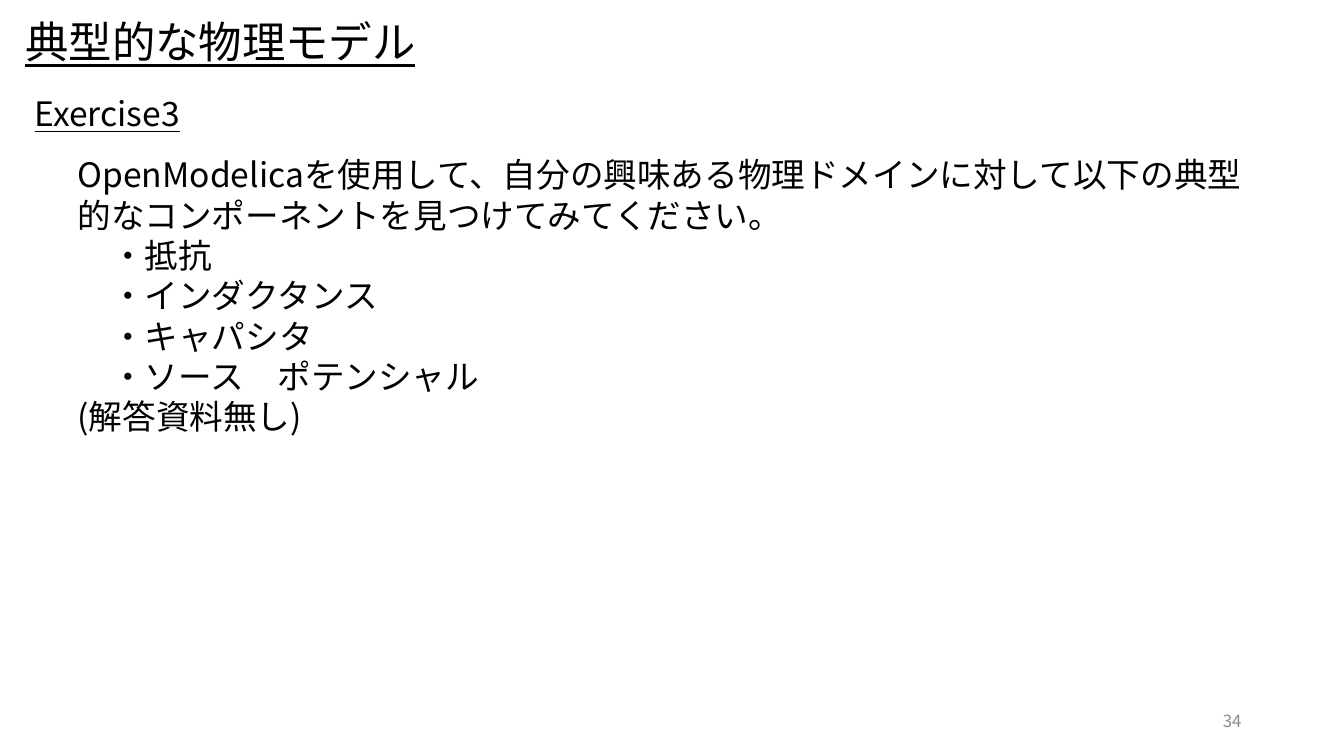
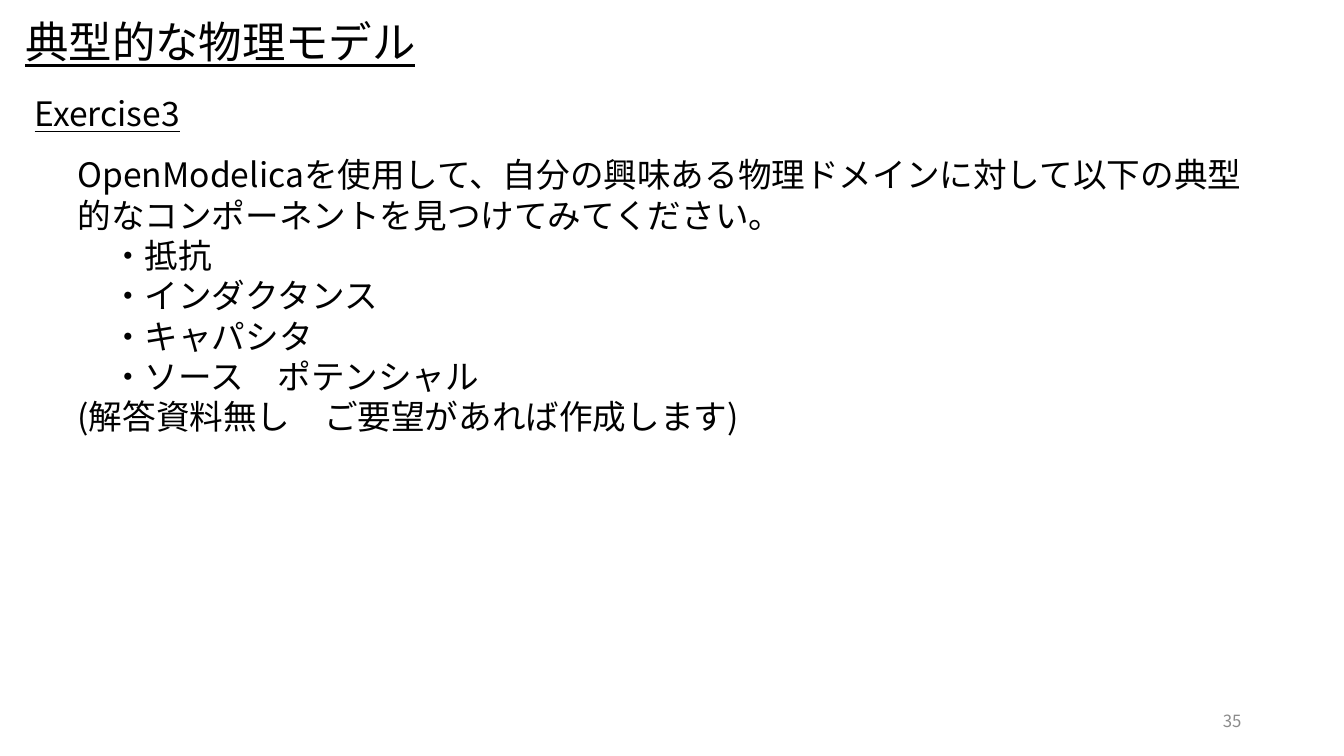
Before and after one commit to UedaShigenori/OpenModelica_Tutorials_Ja, a slide deck: slide 35 of 7_PhysicsDomainModel/OpenModelica_Tutorials_7_PlantModel.pptx (slide 34 before the commit). Drawn at 1344x756 pixels with LibreOffice and Linux fonts; fonts in the diff are those of the drawing. Boxes give left, top, right and bottom in pixels: in the first picture for what was removed or moved away, otherwise in the second. Text is boxed around its words. In the diff, an @@ line names an element or a change of style, - is before the commit and + after.

```diff
--- a/7_PhysicsDomainModel/OpenModelica_Tutorials_7_PlantModel.pptx
+++ b/7_PhysicsDomainModel/OpenModelica_Tutorials_7_PlantModel.pptx
@@ text at box(78, 400, 739, 436): text changed @@
-(解答資料無し)
+(解答資料無し ご要望があれば作成します)
@@ page number at box(1223, 714, 1242, 727): text changed @@
-34
+35
```
Also in this commit, not shown: 3 other slides changed, 1 slide added, 1 other file.
